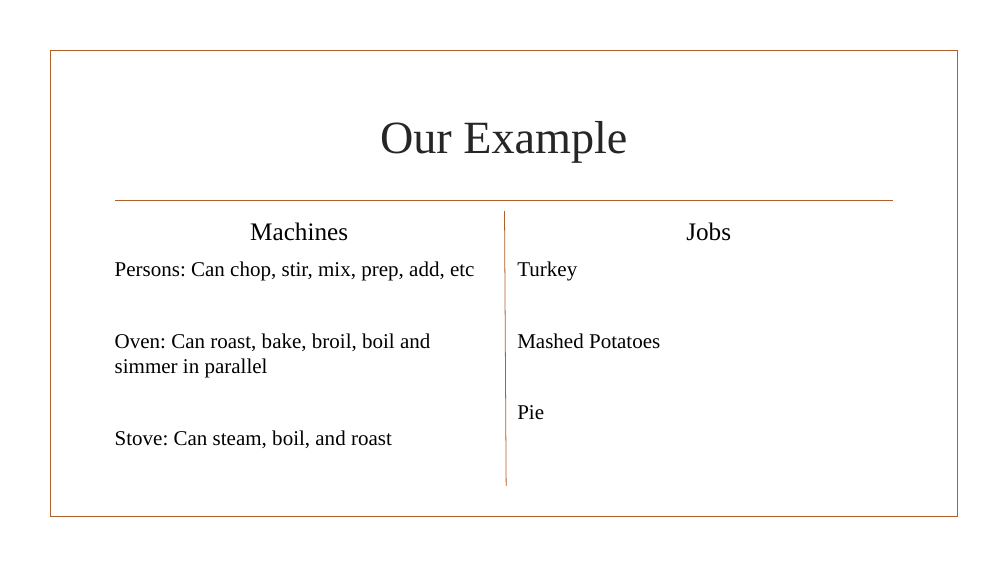
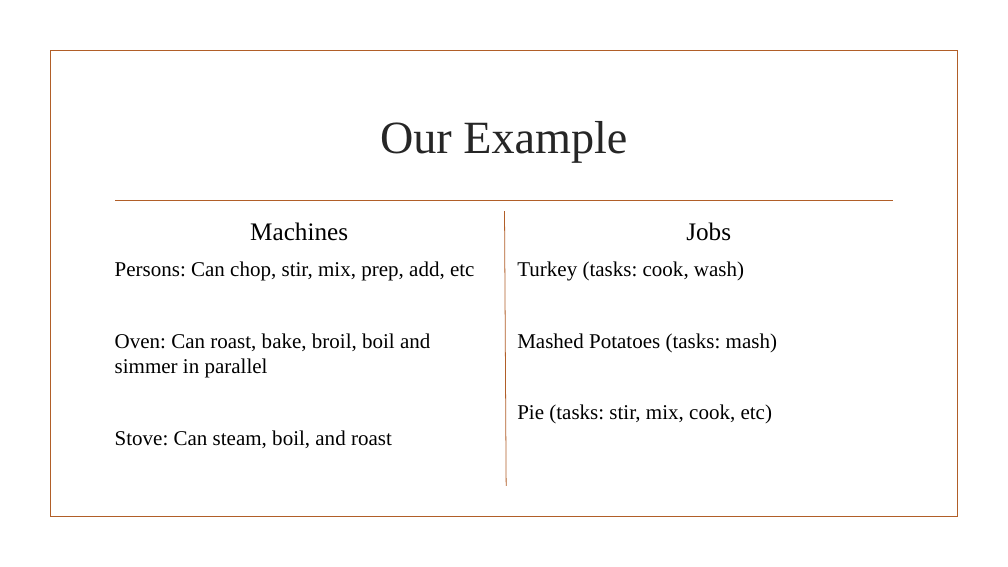
Before and after one commit to JaniR13/AdvAlgoProject, a slide deck: slide 6 of PowerpointSlides/The Flexible Job Shop Scheduling Algorithm.pptx (slide 5 before the commit). Drawn at 1008x567 pixels with LibreOffice and Linux fonts; fonts in the diff are those of the drawing; background and template pictures are left out. Boxes give left, top, right and bottom in pixels: in the first picture for what was removed or moved away, otherwise in the second. Text is boxed around its words. In the diff, an @@ line names an element or a change of style, - is before the commit and + after.

```diff
--- a/PowerpointSlides/The Flexible Job Shop Scheduling Algorithm.pptx
+++ b/PowerpointSlides/The Flexible Job Shop Scheduling Algorithm.pptx
@@ text at <box>517,261,777,424</box>: text changed @@
-Turkey
-Mashed Potatoes
-Pie
+Turkey (tasks: cook, wash)
+Mashed Potatoes (tasks: mash)
+Pie (tasks: stir, mix, cook, etc)
```
Also in this commit, not shown: 5 other slides changed, 5 slides added, 1 other file.
